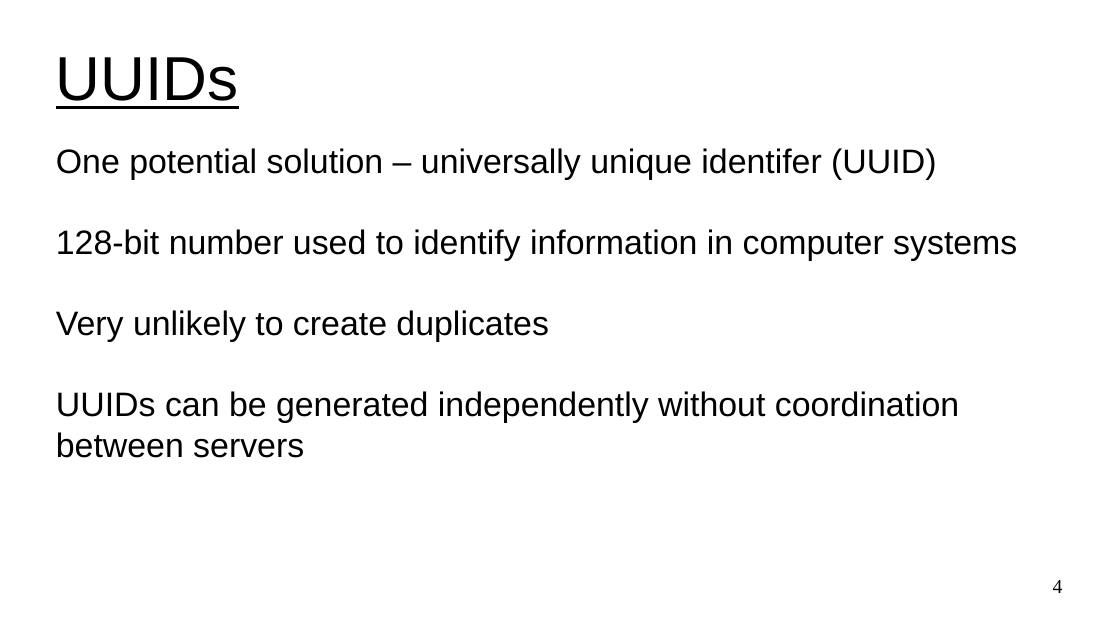
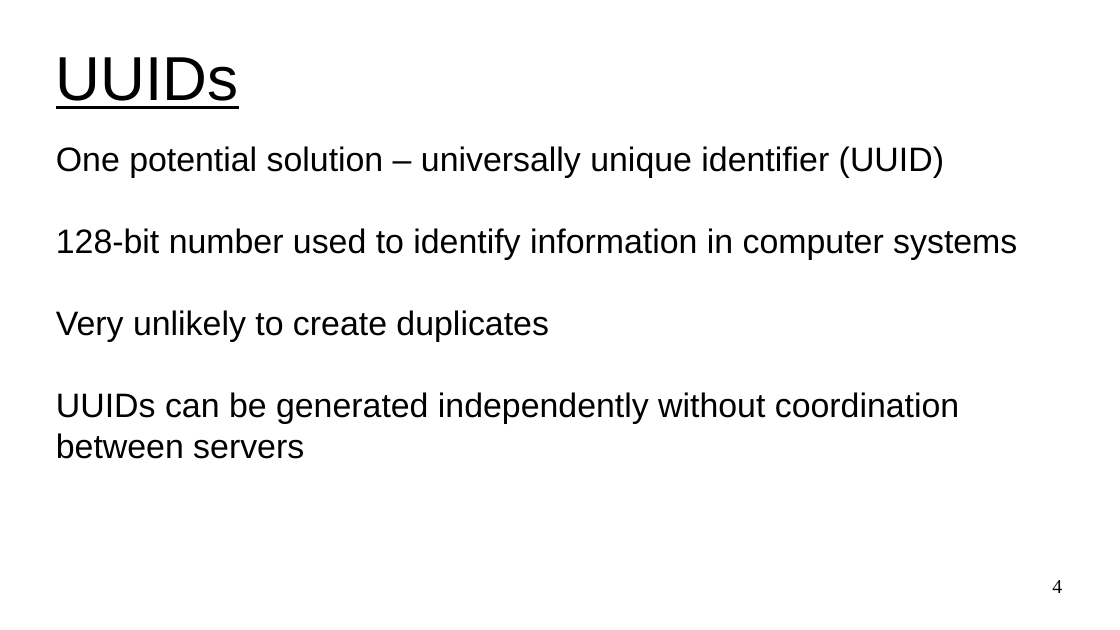
Before and after one commit to UVADS/distributed_computing, a slide deck: slide 4 of 03_dataframes_and_spark_sql/design_unique_id_generator.ppt. Drawn at 1120x630 pixels with LibreOffice and Linux fonts; fonts in the diff are those of the drawing. Boxes give left, top, right and bottom in pixels: in the first picture for what was removed or moved away, otherwise in the second. Text is boxed around its words. In the diff, an @@ line names an element or a change of style, - is before the commit and + after.

Commit message:
fixed typo

```diff
--- a/03_dataframes_and_spark_sql/design_unique_id_generator.ppt
+++ b/03_dataframes_and_spark_sql/design_unique_id_generator.ppt
@@ subtitle at [56,146,944,178]: text changed @@
-One potential solution – universally unique identifer (UUID)
+One potential solution – universally unique identifier (UUID)
```
